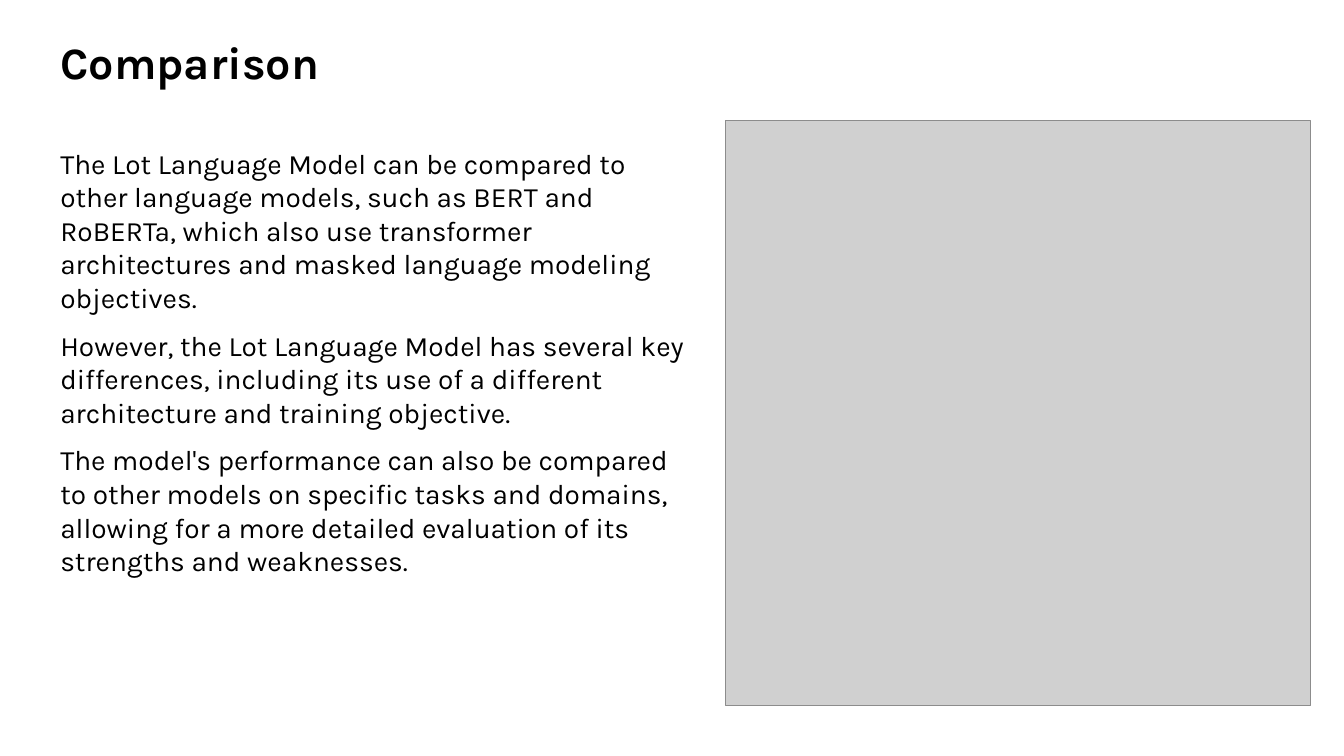
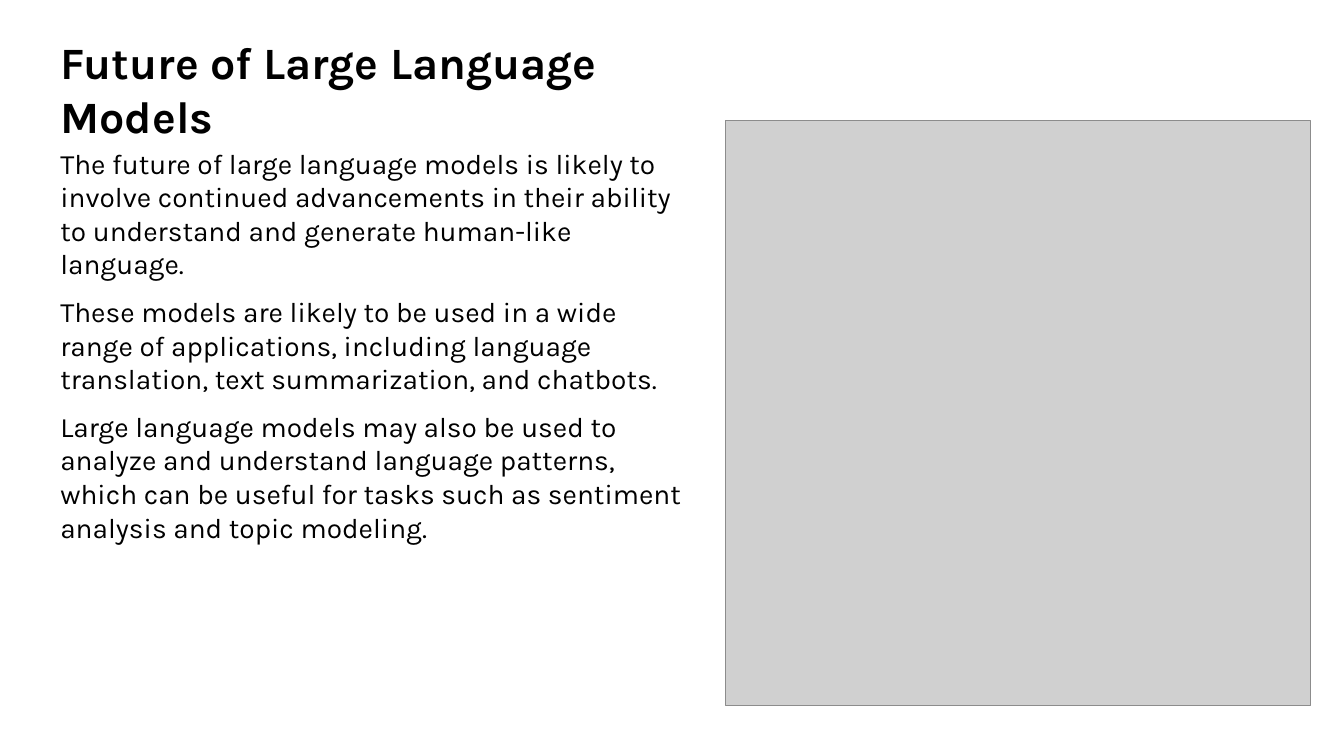
Before and after one commit to Hariprasath-2218/AURA, a slide deck: slide 7 of output.pptx. Drawn at 1344x756 pixels with LibreOffice and Linux fonts; fonts in the diff are those of the drawing; grey boxes stand for pictures; background and template pictures are left out. Boxes give left, top, right and bottom in pixels: in the first picture for what was removed or moved away, otherwise in the second. Text is boxed around its words. In the diff, an @@ line names an element or a change of style, - is before the commit and + after.

```diff
--- a/output.pptx
+++ b/output.pptx
@@ text at (60, 48, 596, 134): text changed @@
-Comparison
+Future of Large Language Models
@@ text at (60, 154, 681, 545): text changed @@
-The Lot Language Model can be compared to other language models, such as BERT and RoBERTa, which also use transformer architectures and masked language modeling objectives.
-However, the Lot Language Model has several key differences, including its use of a different architecture and training objective.
-The model's performance can also be compared to other models on specific tasks and domains, allowing for a more detailed evaluation of its strengths and weaknesses.
+The future of large language models is likely to involve continued advancements in their ability to understand and generate human-like language.
+These models are likely to be used in a wide range of applications, including language translation, text summarization, and chatbots.
+Large language models may also be used to analyze and understand language patterns, which can be useful for tasks such as sentiment analysis and topic modeling.
```
Also in this commit, not shown: 4 other slides changed, 3 slides added, 3 slides removed, 3 other files.
